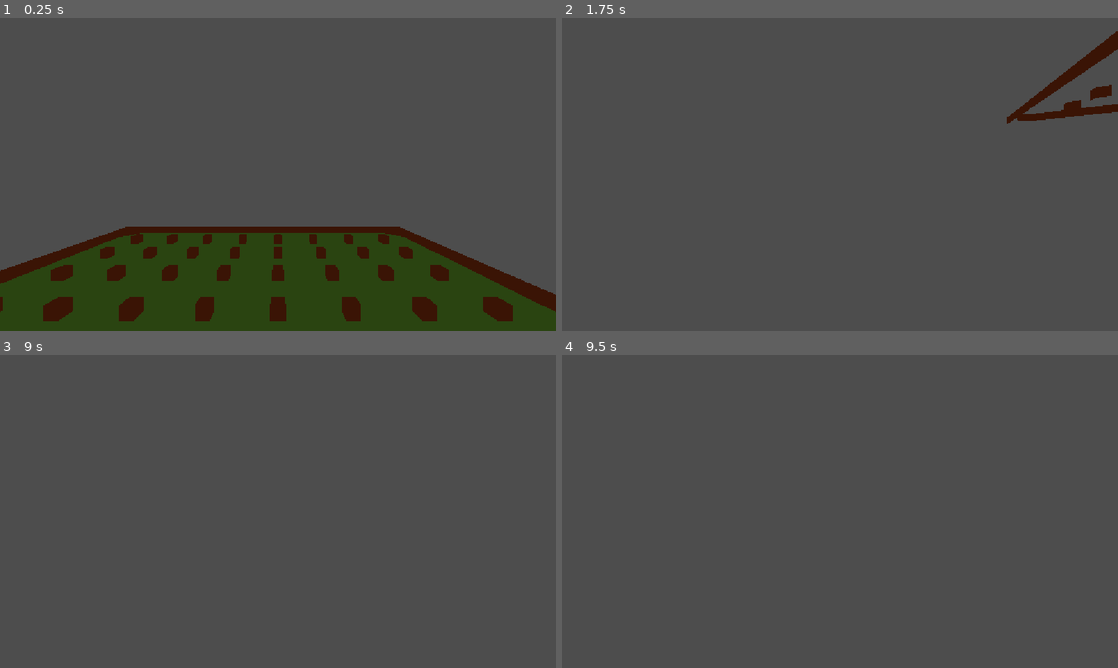
Above: before the commit, frames 1-4 (two rows, left to right).
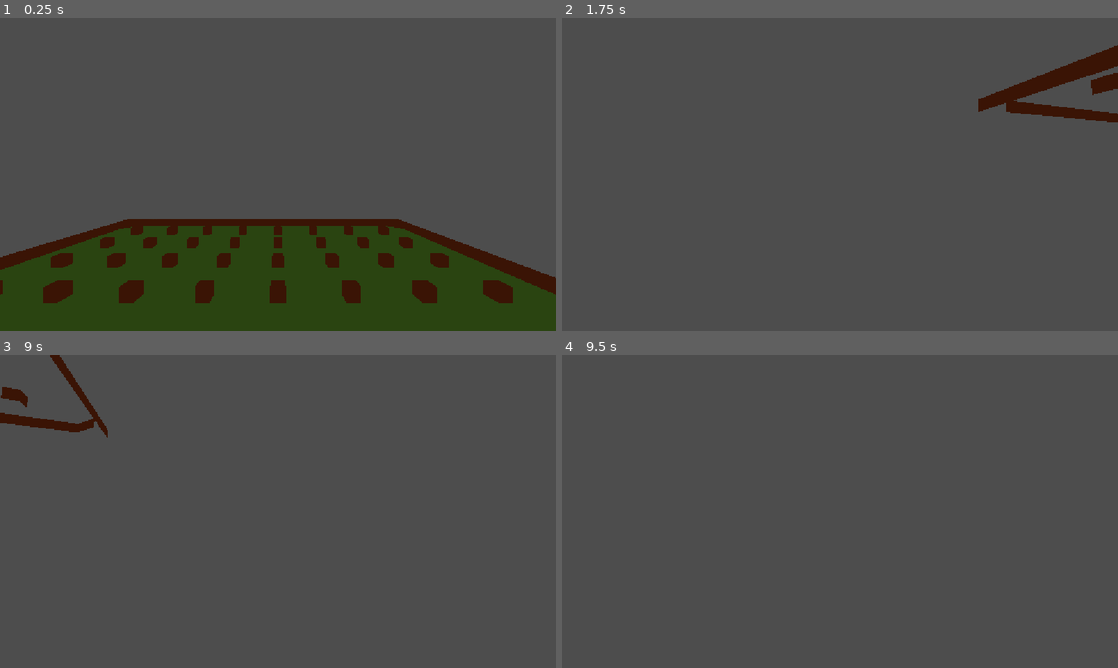
Above: after the commit, the same moments.

Repository: Schlutzkrapfen/RobertsGameJam
Game: Godot game, scene res://Nodes/Levels/Level0.tscn
Same seed, same stepped clock (60 frames per second), same inputs: the game is played once before the commit and once after it.
Inputs (mouse positions are in pixels of both pictures, inside the frame that each line leads up to):
- Up to frame 1 (0.25 s): no input
- Up to frame 2 (1.75 s): move the mouse to (867, 174) at 0.52 s; hold W (move_forward) from 0.53 s (still down); click (867, 174) at 0.6 s; tap Space (jump) at 0.77, 1.52 s; move the mouse to (812, 174) at 1.27 s; click (812, 174) at 1.35 s
- Up to frame 3 (9 s): move the mouse to (289, 505) at 2.02 s; click (289, 505) at 2.1 s; tap Enter at 2.75, 4.25, 5.75 s; move the mouse to (272, 517) at 2.77 s; click (272, 517) at 2.85 s; tap Space (jump) at 3.02, 3.5, 3.77, 4.52, 5, 6.02, 6.5, 6.77, 7.52 s; move the mouse to (316, 514) at 3.52 s; click (316, 514) at 3.6 s; move the mouse to (233, 508) at 4.27 s; click (233, 508) at 4.35 s; move the mouse to (283, 511) at 5.02 s; click (283, 511) at 5.1 s; move the mouse to (255, 505) at 5.77 s; release W (move_forward) at 5.78 s; hold D (move_right) 5.78-6.53 s; click (255, 505) at 5.85 s; move the mouse to (305, 511) at 6.52 s; hold W (move_forward) 6.53-8.78 s; click (305, 511) at 6.6 s; move the mouse to (250, 511) at 7.27 s; click (250, 511) at 7.35 s; move the mouse to (289, 505) at 8.02 s; click (289, 505) at 8.1 s; move the mouse to (272, 517) at 8.77 s; hold A (move_left) from 8.78 s (still down); click (272, 517) at 8.85 s
- Up to frame 4 (9.5 s): keep holding A (move_left); tap Space (jump) at 9.02 s

The runs differ from the first frame. In frame 1, 12% of the frame differs, in the area x 0-100%, y 64-97%; in frame 2, 2.2%; in frame 3, 1.0%; in frame 4, nothing differs.

Commit message:
added a slowmo not 100 % if its functions

Diff:
--- a/Nodes/Objects/player.tscn
+++ b/Nodes/Objects/player.tscn
@@ -1,7 +1,7 @@
 [gd_scene format=3 uid="uid://bp4a0plv22ewb"]
 
-[ext_resource type="Script" uid="uid://c821w5ibwm2dl" path="res://Nodes/Objects/Player.gd" id="1_7mn6y"]
-[ext_resource type="Script" uid="uid://y8p1gyuac0x" path="res://Nodes/Objects/Camerashakre.gd" id="2_qyaxr"]
+[ext_resource type="Script" uid="uid://c821w5ibwm2dl" path="res://Scripts/Player.gd" id="1_7mn6y"]
+[ext_resource type="Script" uid="uid://y8p1gyuac0x" path="res://Scripts/Camerashakre.gd" id="2_qyaxr"]
 
 [sub_resource type="CapsuleShape3D" id="CapsuleShape3D_nacyp"]
 
@@ -18,5 +18,6 @@
 environment = SubResource("Environment_wues2")
 current = true
 script = ExtResource("2_qyaxr")
+target = NodePath("..")
 
-[connection signal="Camerashake" from="." to="Camera3D" method="_on_player_camerashake"]
+[connection signal="camera_shake" from="." to="Camera3D" method="_on_player_camera_shake"]
--- a/Nodes/Objects/Camerashakre.gd
+++ b/Scripts/Camerashakre.gd
@@ -39,5 +39,5 @@
 
 
 
-func _on_player_camerashake(amount: float) -> void:
+func _on_player_camera_shake(amount: float) -> void:
 	add_trauma(amount)
--- a/Nodes/Objects/Player.gd
+++ b/Scripts/Player.gd
@@ -4,7 +4,8 @@
 const SPEED:float = 5.0
 const JUMP_VELOCITY:float = 4.5
 const SHOOT_SHAKE_AMOUNT:float = 100.0
-signal Camerashake(amount:float)
+signal camera_shake(amount:float)
+
 
 # stats
 var curHp : int = 10
@@ -72,4 +73,5 @@
 	controll_camera(delta)
 
 func shoot():
-	Camerashake.emit(SHOOT_SHAKE_AMOUNT)
+	camera_shake.emit(SHOOT_SHAKE_AMOUNT)
+	await Slowmo.slow_motion(1)
--- /dev/null
+++ b/Scripts/slowmo.gd
@@ -0,0 +1,331 @@
+extends Node
+###RANODM SCRIPT FROM INTERNET
+
+## Emitted when an effect starts. Not emitted when it's modified via subsequent
+## calls to slow_motion() while a previous is running
+signal slow_motion_started(target_speed: float)
+
+## Emitted every Engine frame (with varying intervals) while the effect is processing.
+## [code]progress[/code] is normalized to the effect duration, and is [b]not[/b] garanteed
+## to follow linearity across signal emittances in case effects overlap. (Value will be linear
+## for a single effect with no overlap, though.)
+signal slow_motion_process(progress: float)
+
+## Emitted when the effect is completely finished and engine is back to it's full normal speed.
+signal slow_motion_recovered
+
+# What to do when effects overlap (one slow motion is requested while another is still playing)
+enum OverlapModes {
+	## Ignores any new effects while a previous is running
+	IGNORE_NEW_EFFECT,
+
+	## If the new request is for a slower motion, slow down further to the new speed, but keep the
+	## current duration
+	REPLACE_IF_SLOWER_USE_OLD_DURATION,
+
+	## If the new request is for a slower motion, discard the previous and enter the new,
+	## using duration from the new one
+	REPLACE_IF_SLOWER_USE_NEW_DURATION,
+
+	## If the new request is for a slower motion, discard the previous and enter the new, but use the longest of durations
+	REPLACE_IF_SLOWER_USE_LONGEST_DURATION,
+
+	## Use the slowest speed, and add the duration
+	REPLACE_IF_SLOWER_ADD_DURATION,
+
+	## If the new request would end later than the current one, regardless of speed,
+	## discard the previous and enter the new, with new speed
+	REPLACE_IF_LONGER_USE_NEW_SPEED,
+
+	## If the new request would end later than the current one, regardless of speed,
+	## discard the previous and enter the new but use the slowest motion speed
+	REPLACE_IF_LONGER_KEEP_SLOWEST_SPEED,
+
+	## If the new request is for a slower motion or longer duration, use the slowest speed
+	## and calculate a duration so the effect ends to match the one which would end latest
+	REPLACE_IF_SLOWER_OR_LONGER_USE_STRONGEST_VALUES,
+
+	## Use lowest speed for the duration of the one which would end first,
+	## and the speed of the other effect for the remaining duration
+	# COMBINE, # TODO - might open a can of worms since there can be an unlimited number of effects - use queue
+}
+@export var overlap_mode: OverlapModes = OverlapModes.IGNORE_NEW_EFFECT
+
+## Time scale used when recovering from the slow motion effect. Leave at 1.0 unless you know
+## what you are doing.
+@export var engine_normal_speed := 1.0
+
+var target_duration := 1.0
+var target_slow_speed := 0.2
+
+var is_active := false
+
+var enter_speed := 0.0
+var recover_speed := 0.0
+
+var enter_time := 0.0
+#var sustain_time := 0.0
+#var sustain_count := 0.0
+var recover_time := 0.0
+
+enum States {
+	IDLE,
+	ENTER,
+	SUSTAIN,
+	RECOVER,
+}
+var current_state := States.IDLE
+
+var last_os_time := 0.0
+var start_os_time := 0.0
+var end_os_time := 0.0
+var current_elapsed_time := 0.0
+var expected_leave_sustain_os_time := 0.0
+var expected_effect_emd_time := 0.0
+var current_progress := 0.0
+var progress_step := 0.01
+
+# Handles cases of sign ivnersion whem entering a second effect from a slower first one
+var direction_sign: float = 1.0
+var is_enter_inverted: bool = false
+
+
+func _init():
+	set_process(false)
+
+
+
+# Returns true if this call caused a new effect, false if one was already playing and
+# was modified instead, or if nothing was done for other reasons
+func slow_motion(
+	duration: float,
+	slow_speed: float = 0.2,
+	enter_ramp_time: float = 0.2,
+	recover_ramp_time: float = 0.4,
+	custom_overlap_mode: OverlapModes = overlap_mode
+) -> bool:
+	if ((duration <= 0.0) or (slow_speed >= 1.0)) and (current_state == States.IDLE):
+		# Let's assume good will and not print any error messages offending the user's intelligence
+		# This might have come from math which outputs a brief zero in some edge cases (e.g. when
+		# coming from physics impacts) and shoud just be ignored
+		return false
+
+	if (slow_speed <= 0.0) or (slow_speed > 1.0):
+		var used_slow_speed: float = clamp(slow_speed, 0.001, 1.0)
+		print_rich("[color=#ffcc00]SlowMotion: Invalid value for time_scale speed. Value will be clamped to valid range. value provided: %s  value used: %s[/color]" %
+		[
+			str(slow_speed),
+			str(used_slow_speed),
+		])
+		slow_speed = used_slow_speed
+
+	var ramp_sum: float = enter_ramp_time + recover_ramp_time
+	if (ramp_sum >= 1.0):
+		# User made a mistake. Fix it as best guess
+		enter_ramp_time = clamp(enter_ramp_time / ramp_sum, 0.01, 0.49)
+		recover_ramp_time = clamp(recover_ramp_time / ramp_sum, 0.01, 0.49)
+		print_rich("[color=#ffcc00]SlowMotion: Ramp values sum more than 1.0. Values were corrected as: enter=%s  recover=%s[/color]" % [
+			str(enter_ramp_time),
+			str(recover_ramp_time)
+		])
+
+	# This might be fired when a slow motion effect is already running, and must update accordingly
+	# This also means cleanup agt the end is mantatory or things will break
+	var must_replace_speed := false
+	var must_replace_duration := false
+	var must_add_duration := false
+	var _must_keep_slowest_speed := false
+	if current_state != States.IDLE:
+		match custom_overlap_mode:
+			OverlapModes.IGNORE_NEW_EFFECT:
+				print_rich("[color=#777777]SlowMotion: effect ignored as a previous one was playing[/color]")
+				return false
+
+			OverlapModes.REPLACE_IF_SLOWER_USE_OLD_DURATION:
+				if (slow_speed <= target_slow_speed):
+					must_replace_speed = true
+				else:
+					return false
+
+			OverlapModes.REPLACE_IF_SLOWER_USE_NEW_DURATION:
+				if (slow_speed <= target_slow_speed):
+					must_replace_speed = true
+					must_replace_duration = true
+				else:
+					return false
+
+			OverlapModes.REPLACE_IF_SLOWER_USE_LONGEST_DURATION:
+				if (slow_speed <= target_slow_speed):
+					must_replace_speed = true
+					var remaining_duration: float = target_duration - current_elapsed_time
+					if (duration > remaining_duration):
+						must_replace_duration = true
+				else:
+					return false
+
+			OverlapModes.REPLACE_IF_SLOWER_ADD_DURATION:
+				if (slow_speed <= target_slow_speed):
+					must_replace_speed = true
+					must_add_duration = true
+				else:
+					return false
+
+			OverlapModes.REPLACE_IF_LONGER_USE_NEW_SPEED:
+				var _remaining_duration: float = target_duration - current_elapsed_time
+				if (duration >= target_duration):
+					must_replace_duration = true
+					must_replace_speed = true
+				else:
+					return false
+				pass
+
+			OverlapModes.REPLACE_IF_LONGER_KEEP_SLOWEST_SPEED:
+				var _remaining_duration: float = target_duration - current_elapsed_time
+				if (duration >= target_duration):
+					must_replace_duration = true
+					if (slow_speed < target_slow_speed):
+						must_replace_speed = true
+				else:
+					return false
+
+			OverlapModes.REPLACE_IF_SLOWER_OR_LONGER_USE_STRONGEST_VALUES:
+				if (slow_speed <= target_slow_speed):
+					must_replace_speed = true
+				if (duration >= target_duration):
+					must_replace_duration = true
+				if (not must_replace_speed) and (not must_replace_duration):
+					return false
+
+			# TODO: split effect in queue
+
+
+
+	var current_os_time: float = Time.get_unix_time_from_system()
+
+	# Starting a new effect
+	if current_state == States.IDLE:
+		target_slow_speed = slow_speed
+		direction_sign = 1.0
+		target_duration = duration
+		progress_step = 1.0 / target_duration
+		current_progress = 0.0
+
+		start_os_time = current_os_time
+		last_os_time = start_os_time
+
+		# max() avoids division by zero, forcing a minimum ramp time of 1% duration
+		enter_time = duration * max(0.01, enter_ramp_time)
+		recover_time = duration * max(0.01, recover_ramp_time)
+
+		enter_speed = (1.0 - target_slow_speed) / enter_time
+		recover_speed = (1.0 - target_slow_speed) / recover_time
+
+		#var sustain_time = duration - enter_time - recover_time
+		expected_leave_sustain_os_time = start_os_time + duration - recover_time
+
+		current_state = States.ENTER
+
+	# Update ongoing effect
+	else:
+		if must_replace_speed:
+			target_slow_speed = slow_speed
+
+		if must_add_duration or must_replace_duration:
+			if must_add_duration:
+				target_duration += duration
+			elif must_replace_duration:
+				# Replacng duration translates to replacing END TIME, based on current time
+				target_duration = (current_os_time + duration) - start_os_time
+				print("target_duration: ", target_duration)
+
+			# Enter and recover times are still calculated based off last duration, otherwise effect
+			# accumulation drags the ramps
+			enter_time = duration * (      max(0.01, enter_ramp_time))
+			recover_time = duration * (1.0 - max(0.01, recover_ramp_time))
+
+		var expected_start_of_sustain_os_time: float = start_os_time + enter_time
+		var _expected_start_of_recover_os_time: float = start_os_time + recover_time
+		#var remaining_duration: float = (start_os_time + target_duration) - current_os_time
+			#var remaining_speed_delta: float = abs(engine_normal_speed - Engine.time_scale)
+
+		recover_speed = (1.0 - target_slow_speed) / recover_time
+		expected_leave_sustain_os_time = start_os_time + target_duration - recover_time
+
+		if current_os_time < expected_start_of_sustain_os_time:
+			enter_speed = (1.0 - target_slow_speed) / enter_time
+		else:
+			# We will return to enter state briefly just to avoid sudden glitches
+			enter_speed = (1.0 - target_slow_speed) / 0.01
+
+		direction_sign = 1.0 if Engine.time_scale >= target_slow_speed else -1.0
+		is_enter_inverted = (direction_sign < 0.0)
+
+		current_state = States.ENTER
+		_recalculate_progress(current_os_time)
+
+	slow_motion_started.emit(target_slow_speed)
+	slow_motion_process.emit(0.0) # User processes might be relying on a guaranteed [0, 1] process firing
+
+	set_process(true)
+
+	await slow_motion_recovered
+	return true
+
+
+func _recalculate_progress(current_os_time: float):
+	progress_step = 1.0 / target_duration
+	current_elapsed_time = current_os_time - start_os_time
+	current_progress = current_elapsed_time / target_duration
+	expected_effect_emd_time = start_os_time + target_duration
+
+
+func _process(_delta: float) -> void:
+	var this_time := Time.get_unix_time_from_system()
+	var real_delta: float = this_time - last_os_time
+	last_os_time = this_time
+
+	if current_state != States.IDLE:
+		current_elapsed_time += real_delta
+		current_progress += progress_step * real_delta
+
+	match current_state:
+		States.IDLE:
+			pass
+
+		States.ENTER:
+			var time_scale_value: float = Engine.time_scale - direction_sign * enter_speed * real_delta
+			if (
+				# Normal case
+				(not is_enter_inverted) and (time_scale_value < target_slow_speed)
+			) or (
+				# Speeding up going from a slower effect into a not-so-slow one
+				is_enter_inverted and (time_scale_value > target_slow_speed)
+			):
+				Engine.time_scale = target_slow_speed
+				current_state = States.SUSTAIN
+			else:
+				Engine.time_scale = time_scale_value
+
+			slow_motion_process.emit(current_progress)
+
+		States.SUSTAIN:
+			if this_time >= expected_leave_sustain_os_time:
+				current_state = States.RECOVER
+
+			slow_motion_process.emit(current_progress)
+
+		States.RECOVER:
+			var time_scale_value: float = Engine.time_scale + recover_speed * real_delta
+			if time_scale_value >= engine_normal_speed:
+				Engine.time_scale = engine_normal_speed
+				current_state = States.IDLE
+
+				set_process(false)
+				end_os_time = Time.get_unix_time_from_system()
+
+				slow_motion_process.emit(1.0) # User processes might be relying on a guaranteed [0, 1] process firing
+				slow_motion_recovered.emit()
+
+			else:
+				Engine.time_scale = time_scale_value
+				slow_motion_process.emit(current_progress)
--- a/project.godot
+++ b/project.godot
@@ -14,6 +14,10 @@
 run/main_scene="uid://2gwrmy354ye6"
 config/features=PackedStringArray("4.7", "Forward Plus")
 config/icon="res://icon.svg"
+
+[autoload]
+
+Slowmo="*uid://dkkhuspo3vuj1"
 
 [display]
 
@@ -50,7 +54,8 @@
 "deadzone": 0.2,
 "events": [Object(InputEventKey,"resource_local_to_scene":false,"resource_name":"","device":-1,"window_id":0,"alt_press …(191 unchanged characters)…
 ]
-}shoot={
+}
+shoot={
 "deadzone": 0.2,
 "events": [Object(InputEventMouseButton,"resource_local_to_scene":false,"resource_name":"","device":-1,"window_id":0,"a …(253 unchanged characters)…
 ]
@@ -60,6 +65,7 @@
 "events": [Object(InputEventKey,"resource_local_to_scene":false,"resource_name":"","device":16,"window_id":0,"alt_press …(195 unchanged characters)…
 ]
 }
+
 [physics]
 
 3d/physics_engine="Jolt Physics"
Renamed: Nodes/Objects/Camerashakre.gd.uid -> Scripts/Camerashakre.gd.uid
Renamed: Nodes/Objects/Player.gd.uid -> Scripts/Player.gd.uid
Not shown, added: Scripts/slowmo.gd.uid
